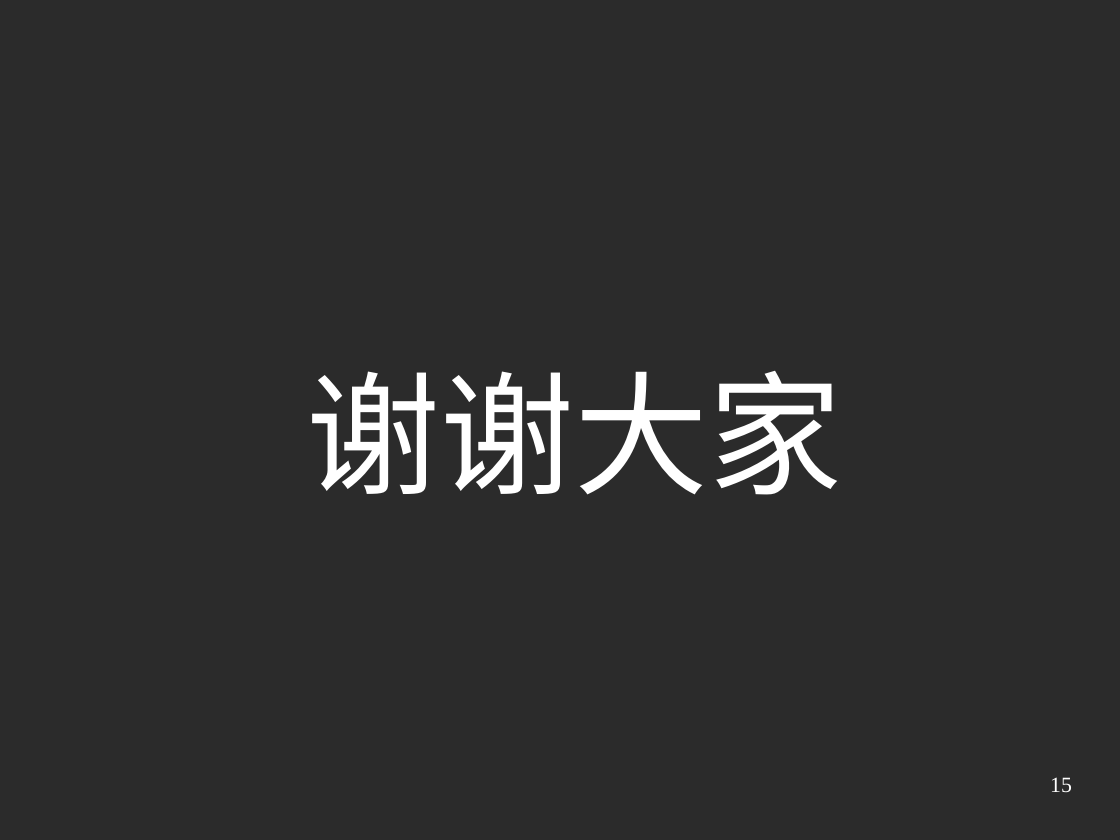
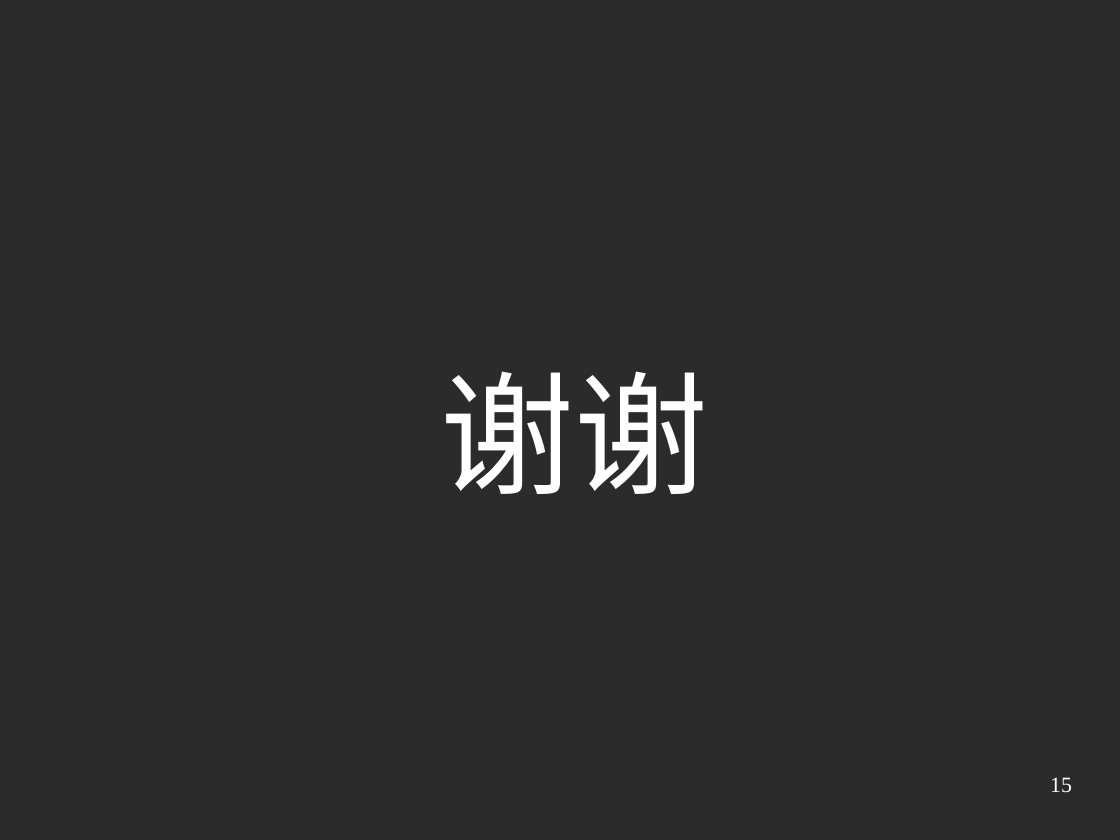
Before and after one commit to jindw/jsi, a slide deck: slide 15 of trunk/JSI2/web/doc/Preview2.ppt. Drawn at 1120x840 pixels with LibreOffice and Linux fonts; fonts in the diff are those of the drawing; background and template pictures are left out; a plain dark background stands for a picture behind light text. Boxes give left, top, right and bottom in pixels: in the first picture for what was removed or moved away, otherwise in the second. Text is boxed around its words. In the diff, an @@ line names an element or a change of style, - is before the commit and + after.

```diff
--- a/trunk/JSI2/web/doc/Preview2.ppt
+++ b/trunk/JSI2/web/doc/Preview2.ppt
@@ text at (441, 371, 709, 494): text changed @@
-谢谢大家
+谢谢
```
Also in this commit, not shown: 5 other slides changed, 5 other files.
